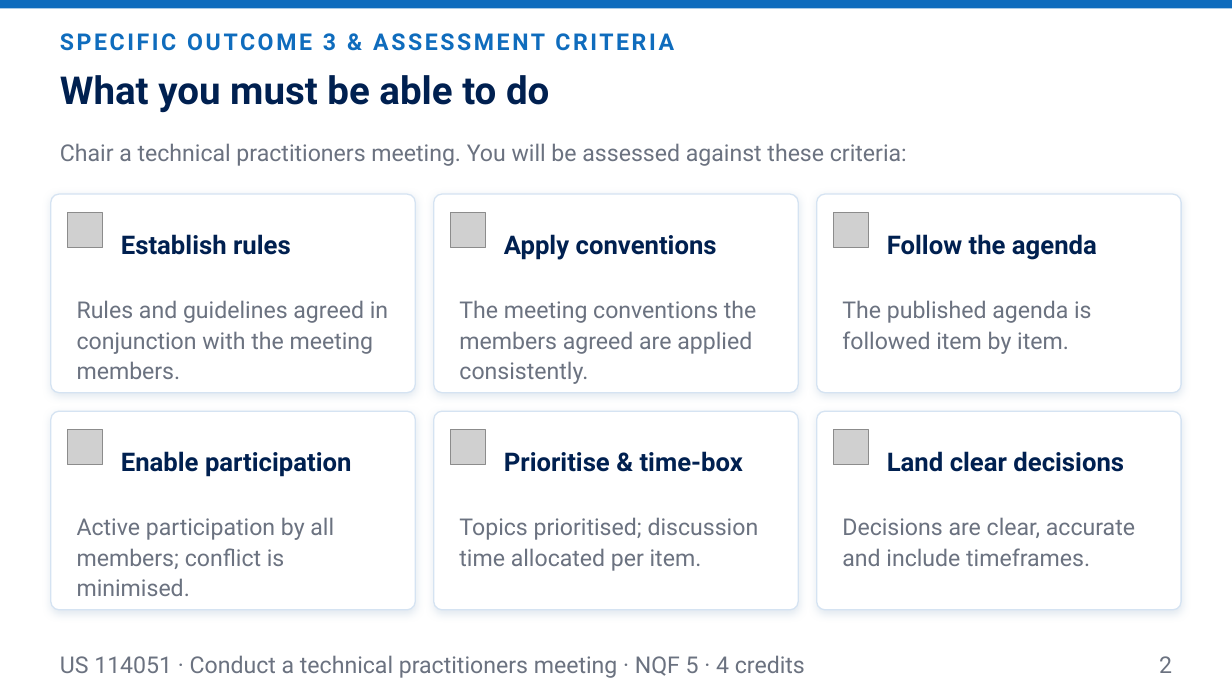
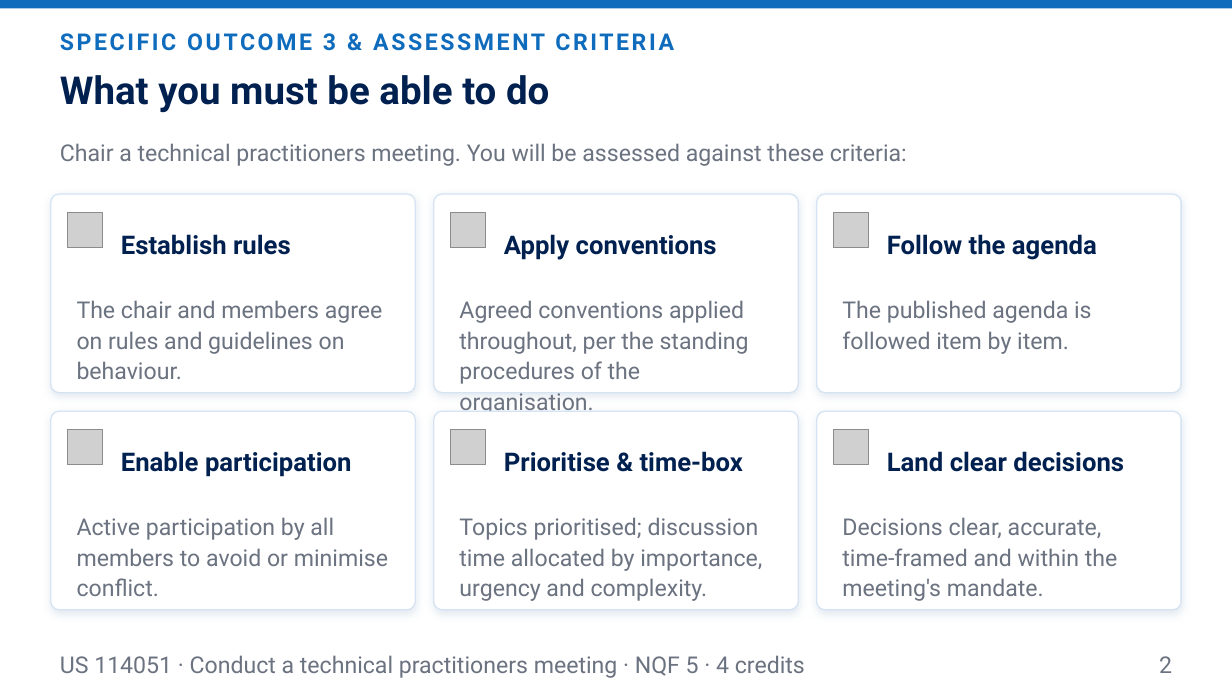
Before and after one commit to andrekyle/ITsystemsupport, a slide deck: slide 2 of public/downloads/US-114051-L3-Chairing-the-Meeting.pptx. Drawn at 1232x693 pixels with LibreOffice and Linux fonts; fonts in the diff are those of the drawing; grey boxes stand for pictures. Boxes give left, top, right and bottom in pixels: in the first picture for what was removed or moved away, otherwise in the second. Text is boxed around its words. In the diff, an @@ line names an element or a change of style, - is before the commit and + after.

```diff
--- a/public/downloads/US-114051-L3-Chairing-the-Meeting.pptx
+++ b/public/downloads/US-114051-L3-Chairing-the-Meeting.pptx
@@ text at [77,300,383,379]: text changed @@
-Rules and guidelines agreed in conjunction with the meeting members.
+The chair and members agree on rules and guidelines on behaviour.
@@ text at [459,300,749,384]: text changed @@
-The meeting conventions the members agreed are applied consistently.
+Agreed conventions applied throughout, per the standing procedures of the organisation.
@@ text at [77,517,388,596]: text changed @@
-Active participation by all members; conflict is minimised.
+Active participation by all members to avoid or minimise conflict.
@@ text at [459,517,762,601]: text changed @@
-Topics prioritised; discussion time allocated per item.
+Topics prioritised; discussion time allocated by importance, urgency and complexity.
@@ text at [842,517,1118,601]: text changed @@
-Decisions are clear, accurate and include timeframes.
+Decisions clear, accurate, time-framed and within the meeting's mandate.
```
Also in this commit, not shown: 6 other slides changed, 4 slides added, 10 other files.
